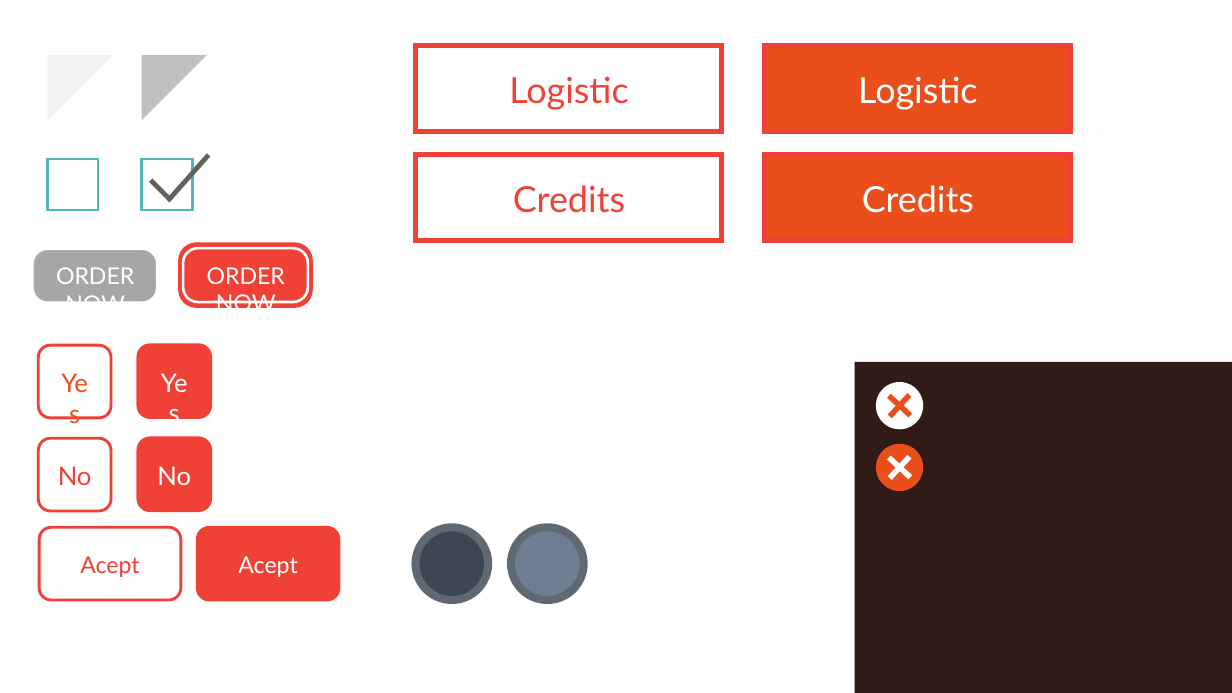
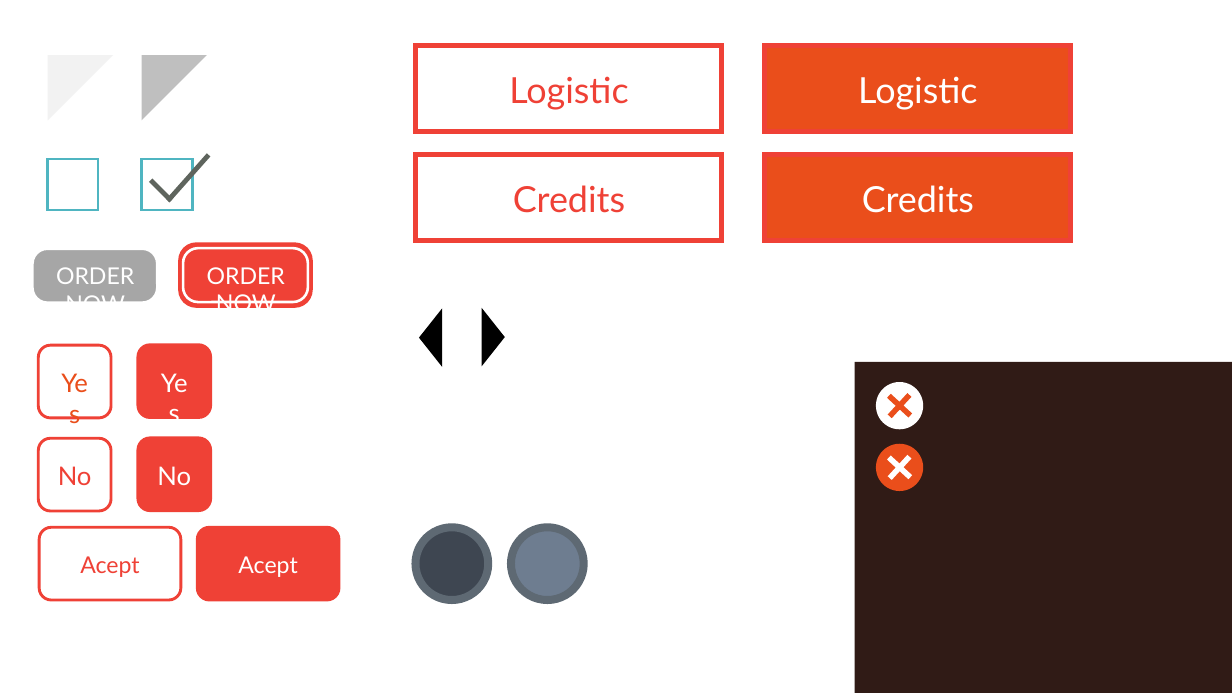
Before and after one commit to systems-multimedia/TruckLogistic, a slide deck: slide 4 of others/Elementos - Proyecto 2 S.O.pptx. Drawn at 1232x693 pixels with LibreOffice and Linux fonts; fonts in the diff are those of the drawing. Boxes give left, top, right and bottom in pixels: in the first picture for what was removed or moved away, otherwise in the second. Text is boxed around its words. In the diff, an @@ line names an element or a change of style, - is before the commit and + after.

```diff
--- a/others/Elementos - Proyecto 2 S.O.pptx
+++ b/others/Elementos - Proyecto 2 S.O.pptx
@@ triangle added at (x1=419, y1=309, x2=442, y2=367), fill #000000 @@
@@ triangle added at (x1=482, y1=308, x2=505, y2=366), fill #000000 @@
```
Also in this commit, not shown: 32 other files.
